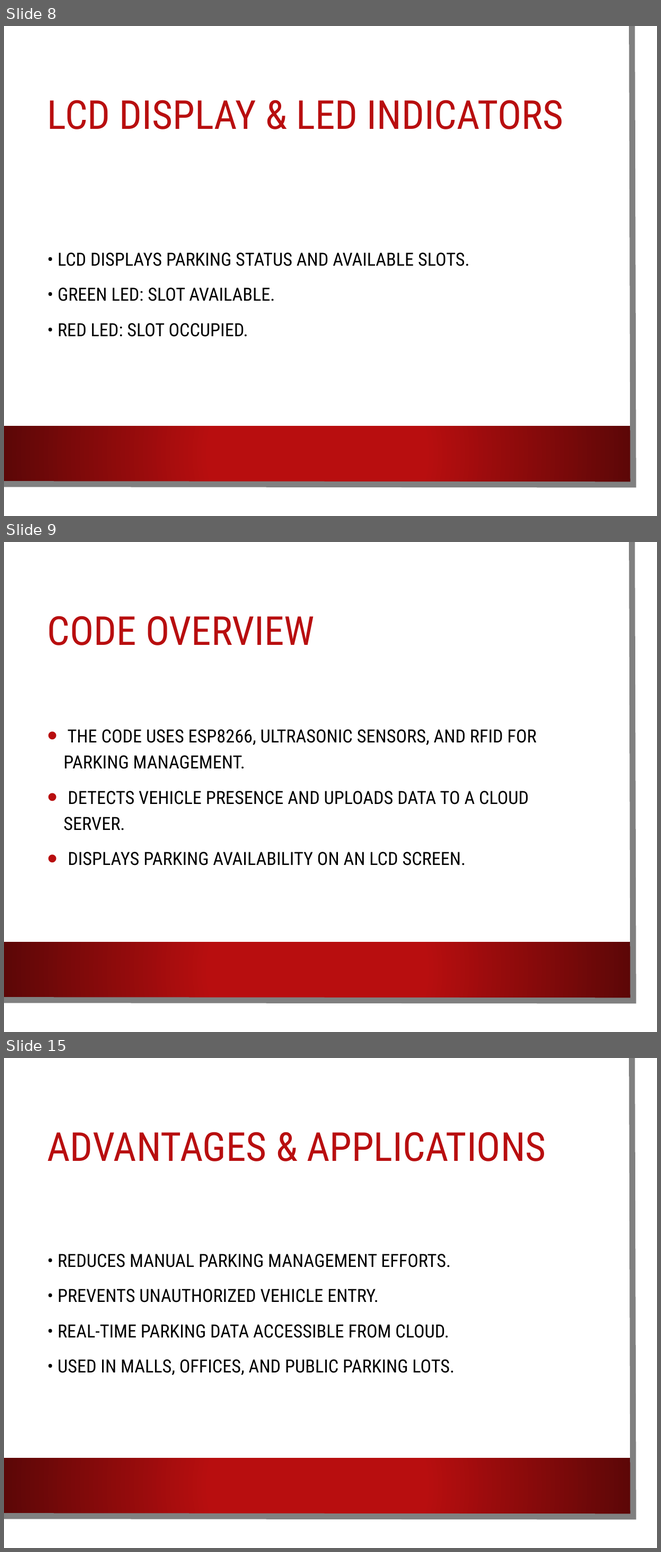
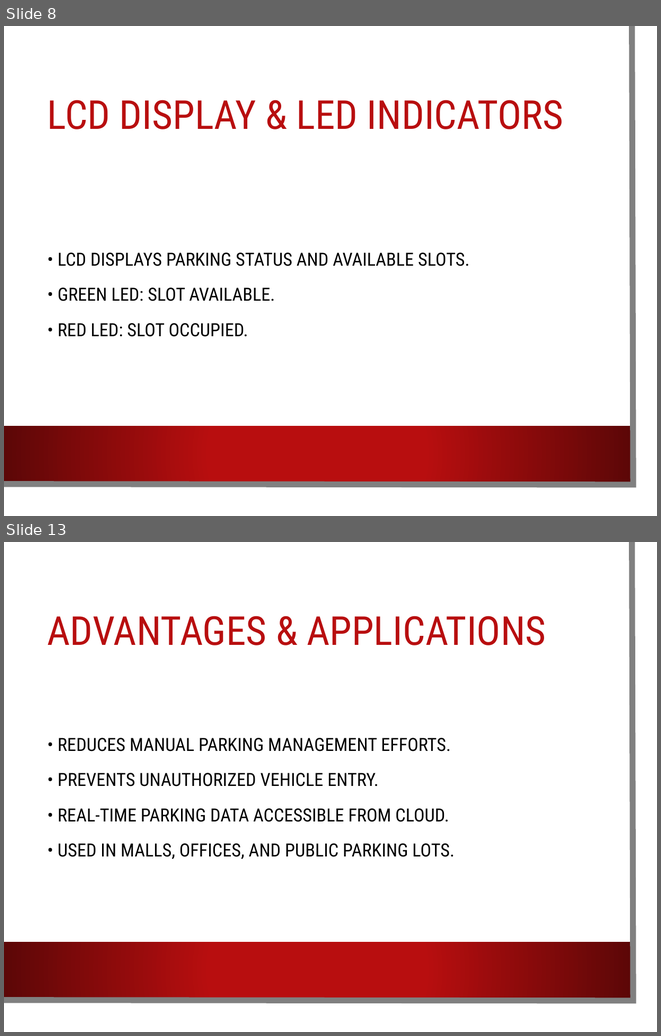
Before and after one commit to IndrayudhB/Smart-Parking-System-using-IoT-RFID, a slide deck: Smart_Parking_System_Presentation.pptx. Shown one above the other, each under a label of ours: slides 8, 9 and 15 before the commit, slides 8 and 13 after it; the slides between them are not shown. The pictures are 661x1552 and 661x1036 pixels, drawn with LibreOffice and Linux fonts; fonts in the diff are those of the drawing; background and template pictures are left out. Boxes give left, top, right and bottom in pixels: in the first picture for what was removed or moved away, otherwise in the second. Text is boxed around its words. In the diff, an @@ line names an element or a change of style, - is before the commit and + after.

```diff
--- a/Smart_Parking_System_Presentation.pptx
+++ b/Smart_Parking_System_Presentation.pptx
@@ slide 9 removed at [4,542,657,1032], background picture (left out); not listed: 3 template elements that a slide beside it also shows @@
@@ title removed at [47,616,315,645] @@
-CODE OVERVIEW
@@ text removed at [63,729,537,865] @@
-• THE CODE USES ESP8266, ULTRASONIC SENSORS, AND RFID FOR PARKING MANAGEMENT.
-• DETECTS VEHICLE PRESENCE AND UPLOADS DATA TO A CLOUD SERVER.
-• DISPLAYS PARKING AVAILABILITY ON AN LCD SCREEN.
@@ what was slide 15 is now slide 13 @@
```
Also in this commit, not shown: 4 slides added, 5 other slides removed.
